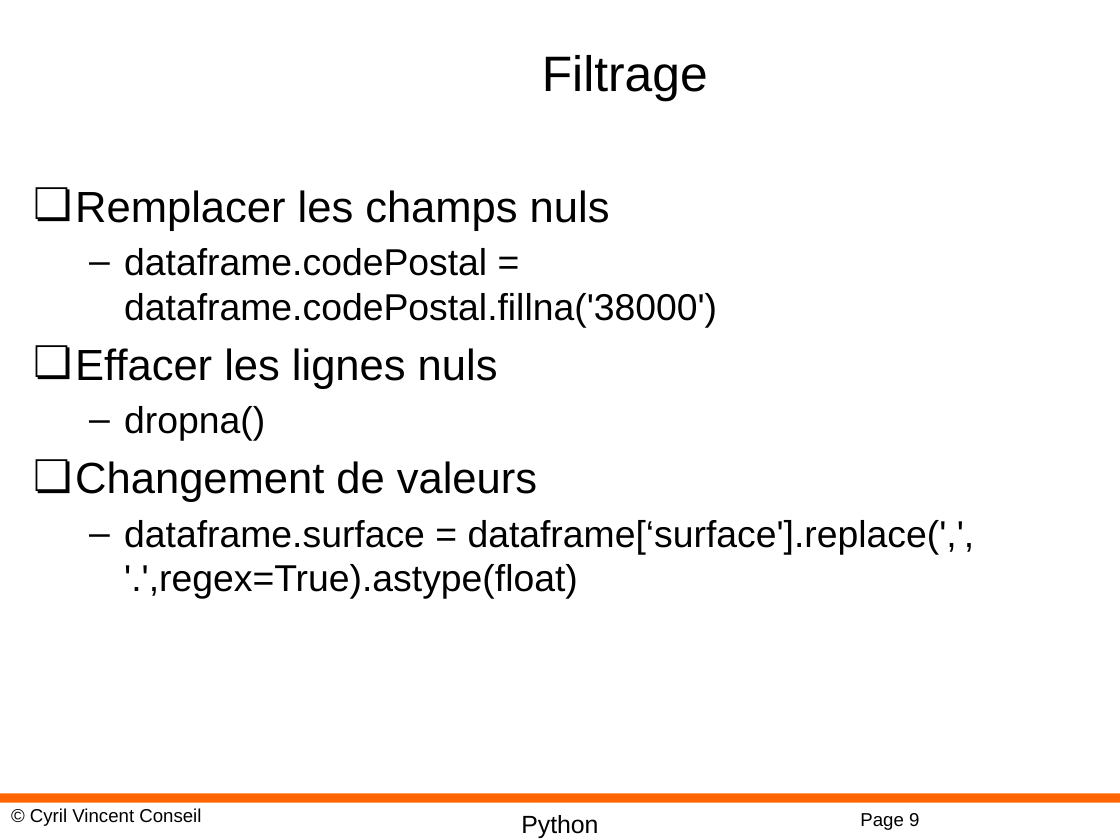
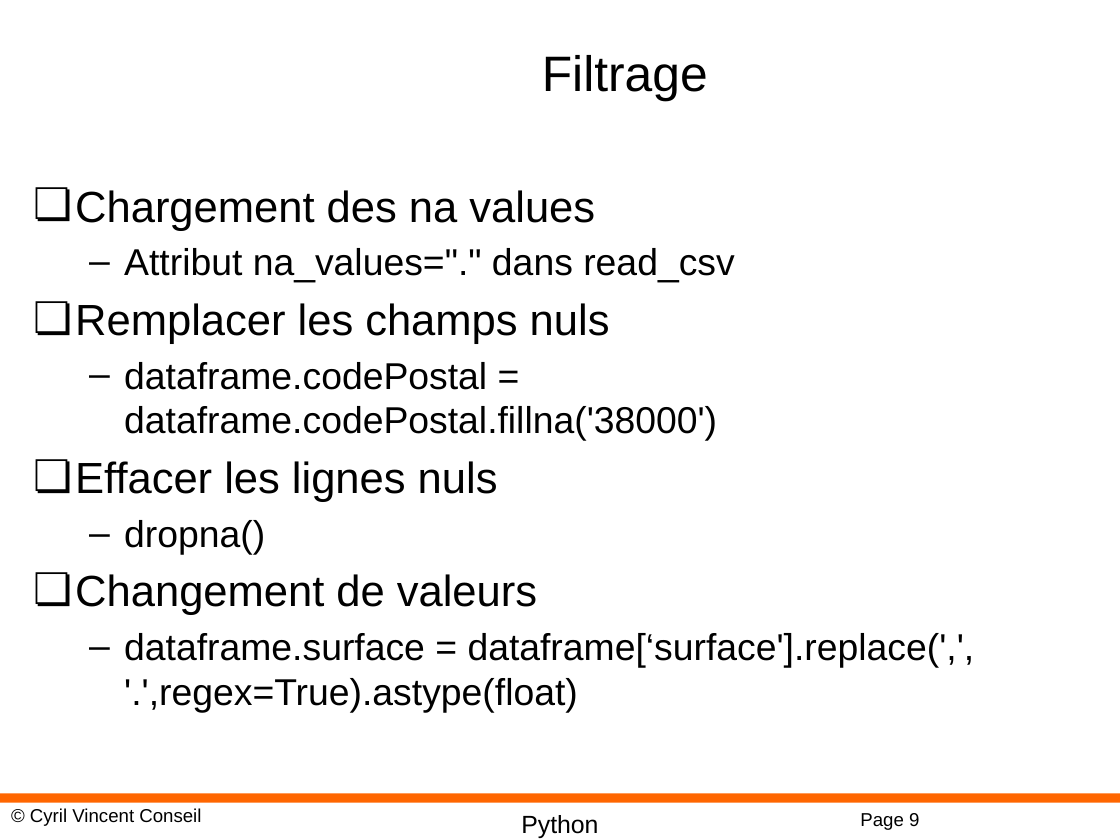
Before and after one commit to cyrilvincent/math, a slide deck: slide 9 of ppt/PythonMath11-Pandas.pptx. Drawn at 1120x840 pixels with LibreOffice and Linux fonts; fonts in the diff are those of the drawing; background and template pictures are left out. Boxes give left, top, right and bottom in pixels: in the first picture for what was removed or moved away, otherwise in the second. Text is boxed around its words. In the diff, an @@ line names an element or a change of style, - is before the commit and + after.

```diff
--- a/ppt/PythonMath11-Pandas.pptx
+++ b/ppt/PythonMath11-Pandas.pptx
@@ text at [75,190,735,283]: paragraphs added @@
+❏ Chargement des na values
+  – Attribut na_values="." dans read_csv
```
Also in this commit, not shown: 1 other slide changed, 1 slide removed, 5 other files.
